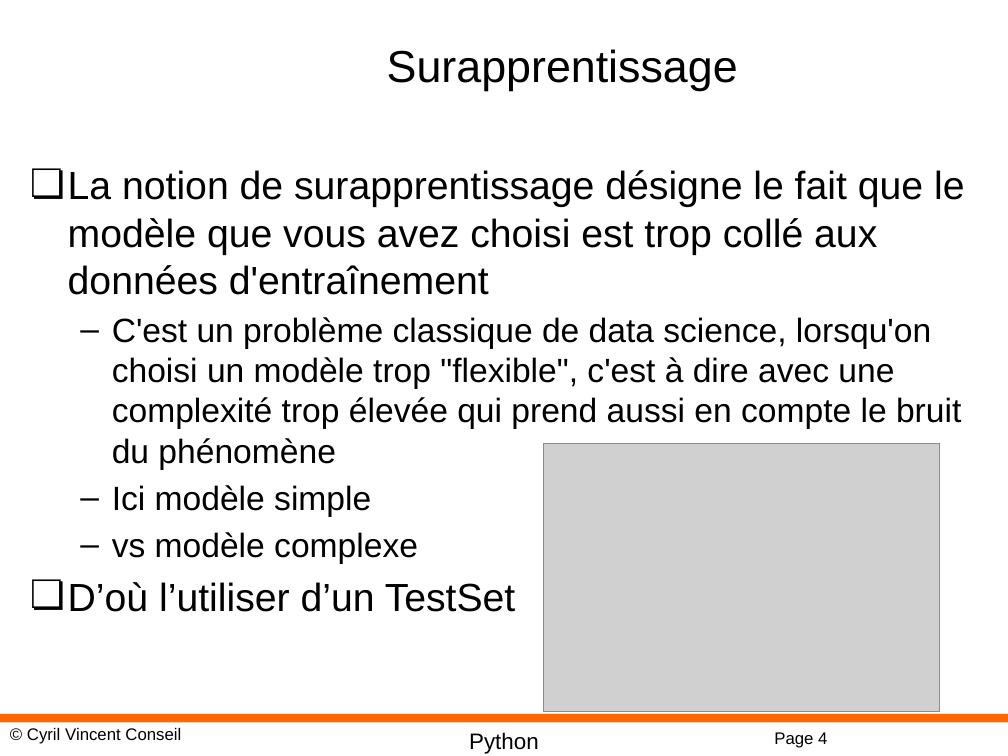
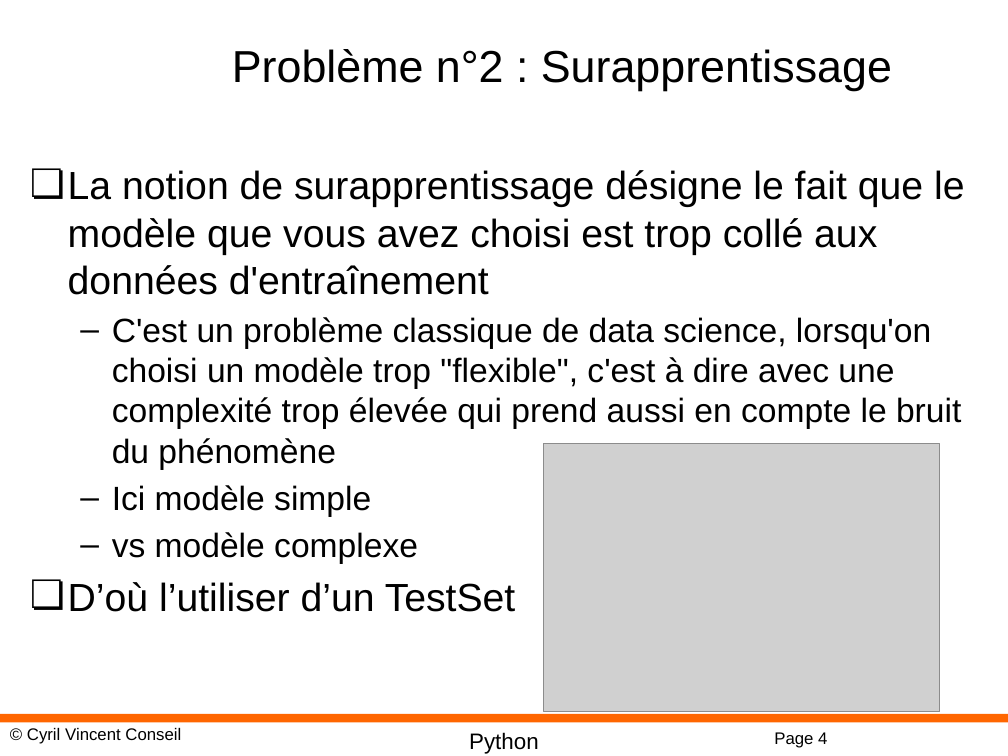
Before and after one commit to cyrilvincent/mlops, a slide deck: slide 4 of ppt/MLOps06-Quality.pptx. Drawn at 1008x756 pixels with LibreOffice and Linux fonts; fonts in the diff are those of the drawing; grey boxes stand for pictures; background and template pictures are left out. Boxes give left, top, right and bottom in pixels: in the first picture for what was removed or moved away, otherwise in the second. Text is boxed around its words. In the diff, an @@ line names an element or a change of style, - is before the commit and + after.

```diff
--- a/ppt/MLOps06-Quality.pptx
+++ b/ppt/MLOps06-Quality.pptx
@@ title at (232,49,892,91): text changed @@
-Surapprentissage
+Problème n°2 : Surapprentissage
```
Also in this commit, not shown: 1 other slide changed, 1 slide added, 1 slide removed, 4 other files.
